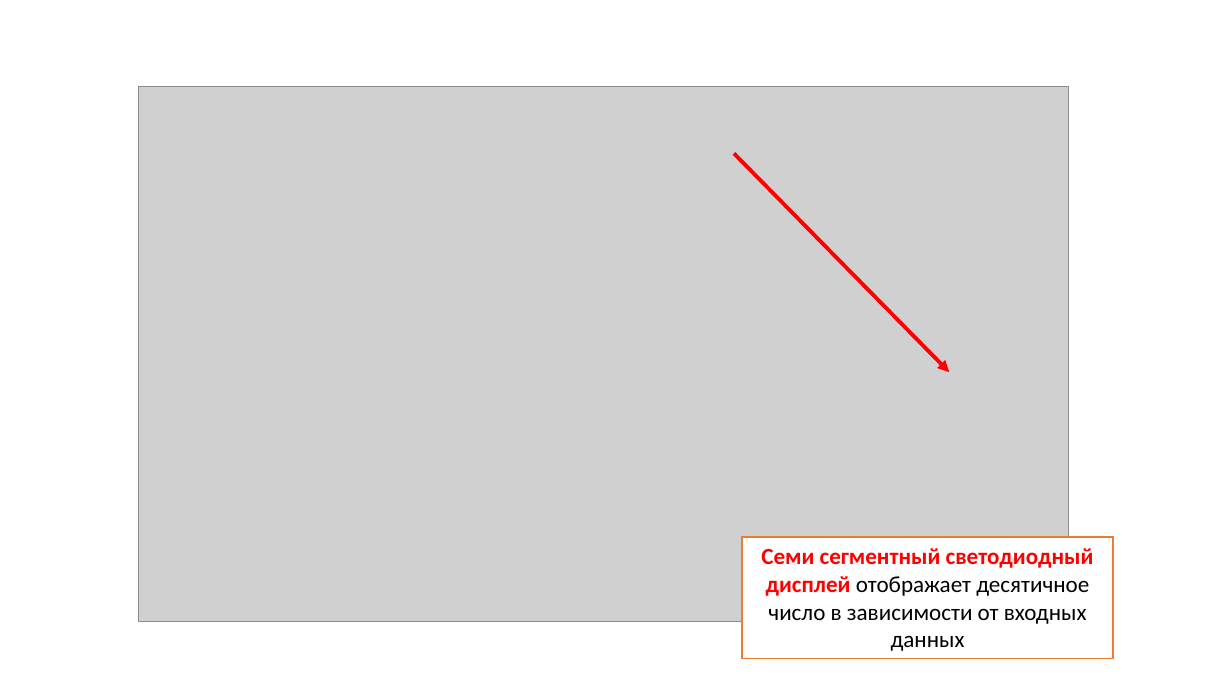
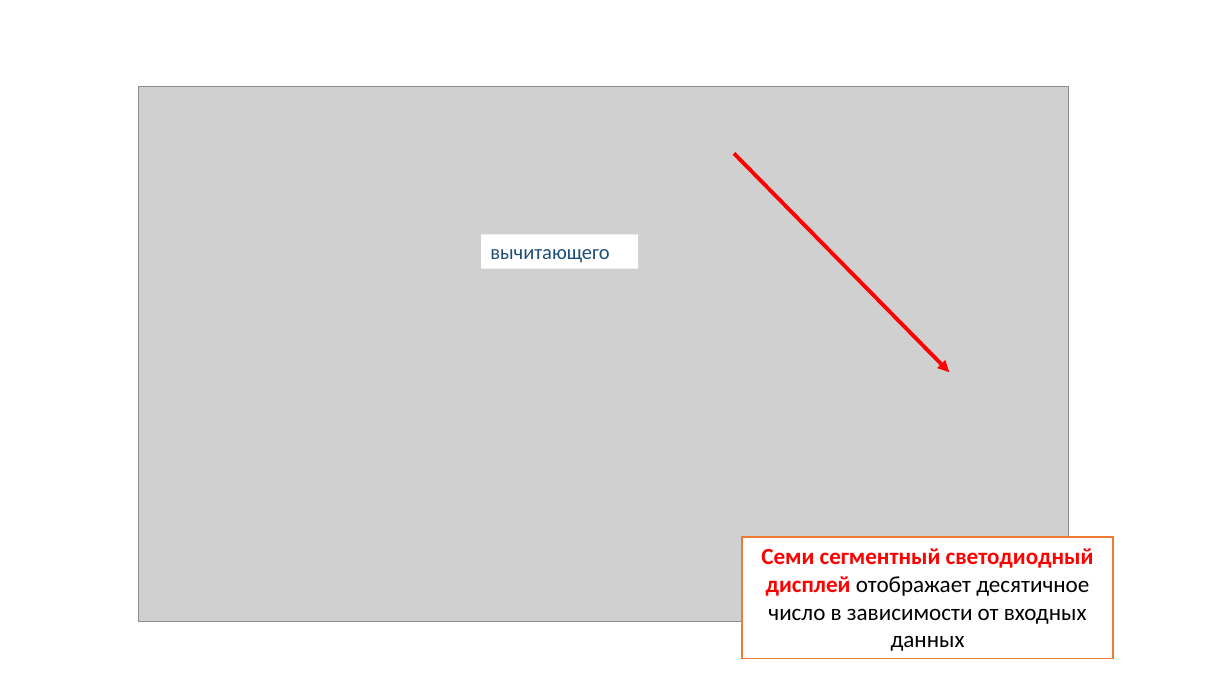
Before and after one commit to AnasEfi/Ezidi, a slide deck: slide 6 of счетчик.pptx. Drawn at 1232x693 pixels with LibreOffice and Linux fonts; fonts in the diff are those of the drawing; grey boxes stand for pictures. Boxes give left, top, right and bottom in pixels: in the first picture for what was removed or moved away, otherwise in the second. Text is boxed around its words. In the diff, an @@ line names an element or a change of style, - is before the commit and + after.

```diff
--- a/счетчик.pptx
+++ b/счетчик.pptx
@@ rectangle added at (x1=482, y1=235, x2=639, y2=269), fill #FFFFFF, 16 pt, text #1F4E79 @@
+вычитающего
```
Also in this commit, not shown: 1 other slide changed, 28 other files.
